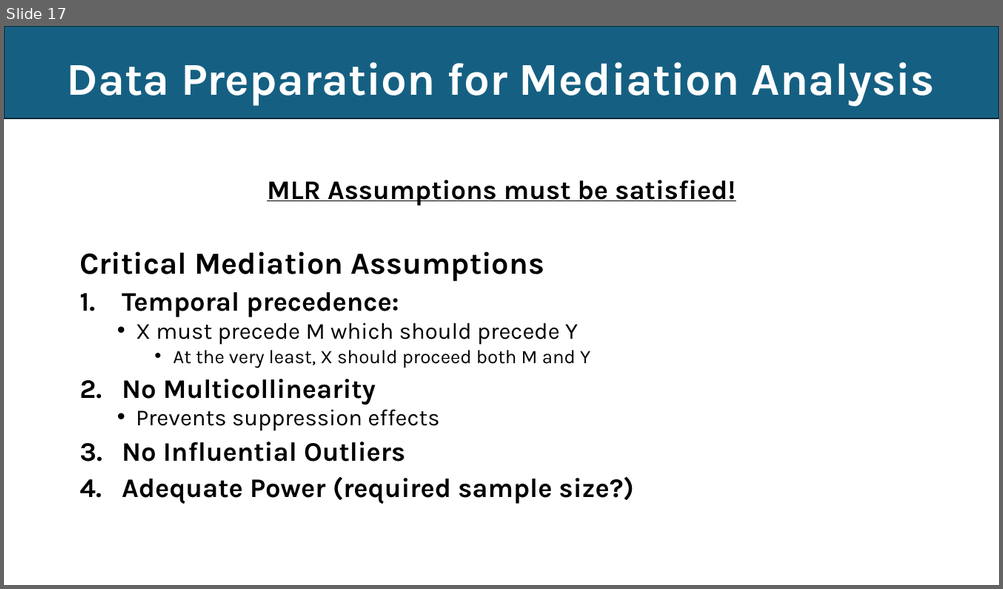
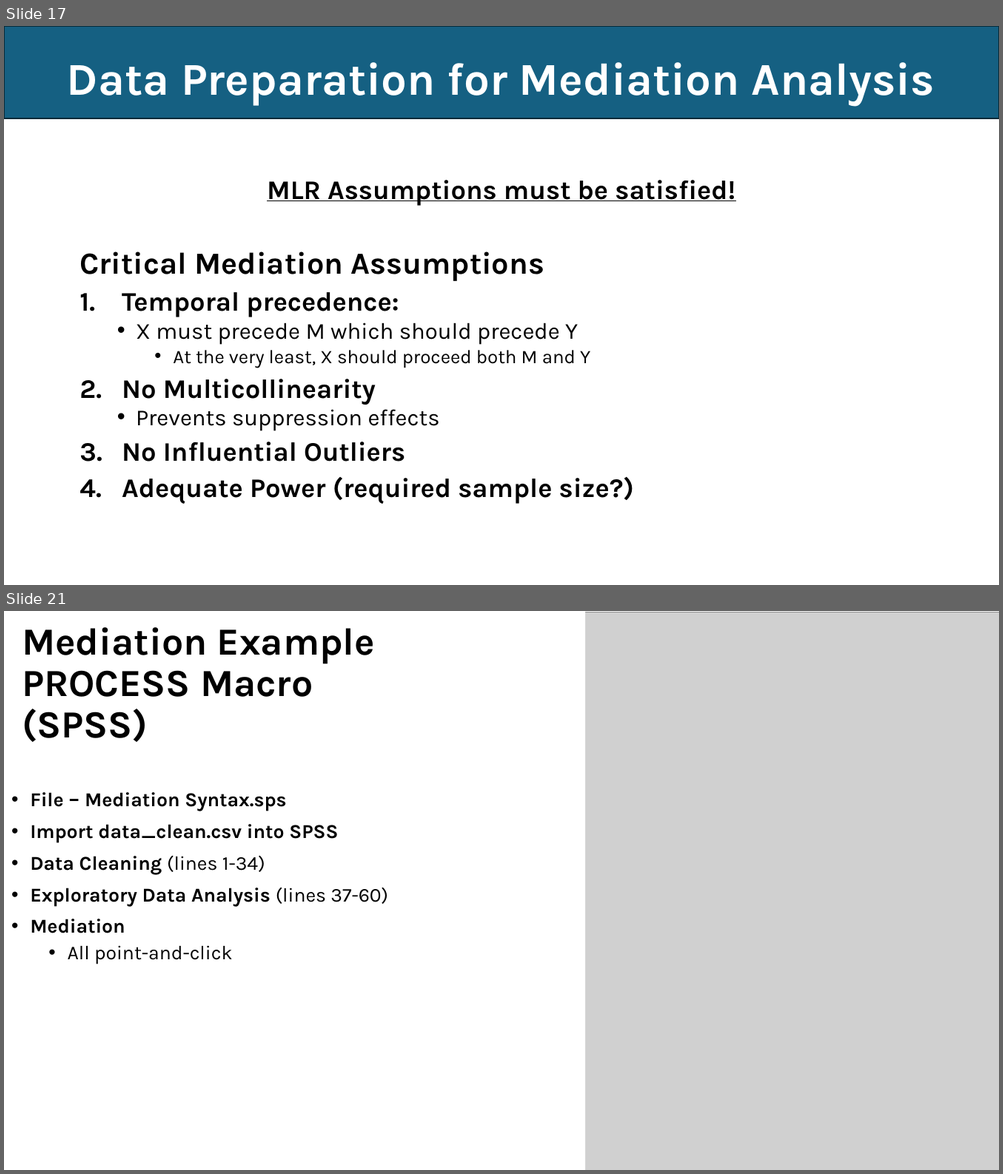
Before and after one commit to EwokOzwok/Data-Analysis-II---CBHPAR-Seminar, a slide deck: Data Analysis II - Mediation and Moderation.pptx. Shown one above the other, each under a label of ours: slide 17 before the commit, slides 17 and 21 after it; the slides between them are not shown. The pictures are 1003x589 and 1003x1174 pixels, drawn with LibreOffice and Linux fonts; fonts in the diff are those of the drawing; grey boxes stand for pictures. Boxes give left, top, right and bottom in pixels: in the first picture for what was removed or moved away, otherwise in the second. Text is boxed around its words. In the diff, an @@ line names an element or a change of style, - is before the commit and + after.

```diff
--- a/Data Analysis II - Mediation and Moderation.pptx
+++ b/Data Analysis II - Mediation and Moderation.pptx
@@ slide 21 added at [4, 611, 999, 1170], background #FFFFFF @@
@@ rectangle added at [15, 611, 585, 1170], fill #FFFFFF @@
@@ title added at [22, 627, 375, 742], 37 pt, text #000000, bold @@
+Mediation Example PROCESS Macro (SPSS)
@@ picture added at [585, 612, 999, 1170] @@
@@ text added at [30, 792, 388, 965], 19 pt, text #000000, bold @@
+• File – Mediation Syntax.sps
+• Import data_clean.csv into SPSS
+• Data Cleaning (lines 1-34)
+• Exploratory Data Analysis (lines 37-60)
+• Mediation
+  • All point-and-click
```
Also in this commit, not shown: 3 slides changed, 2 other slides added, 3 other files.
